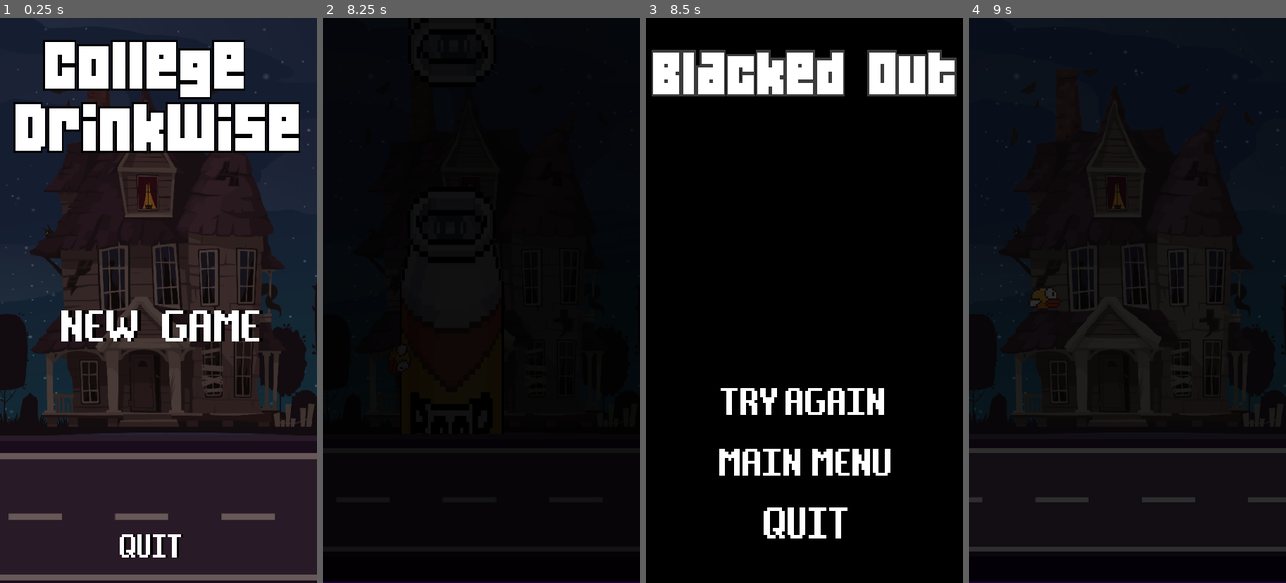
Above: before the commit, frames 1-4 (left to right).
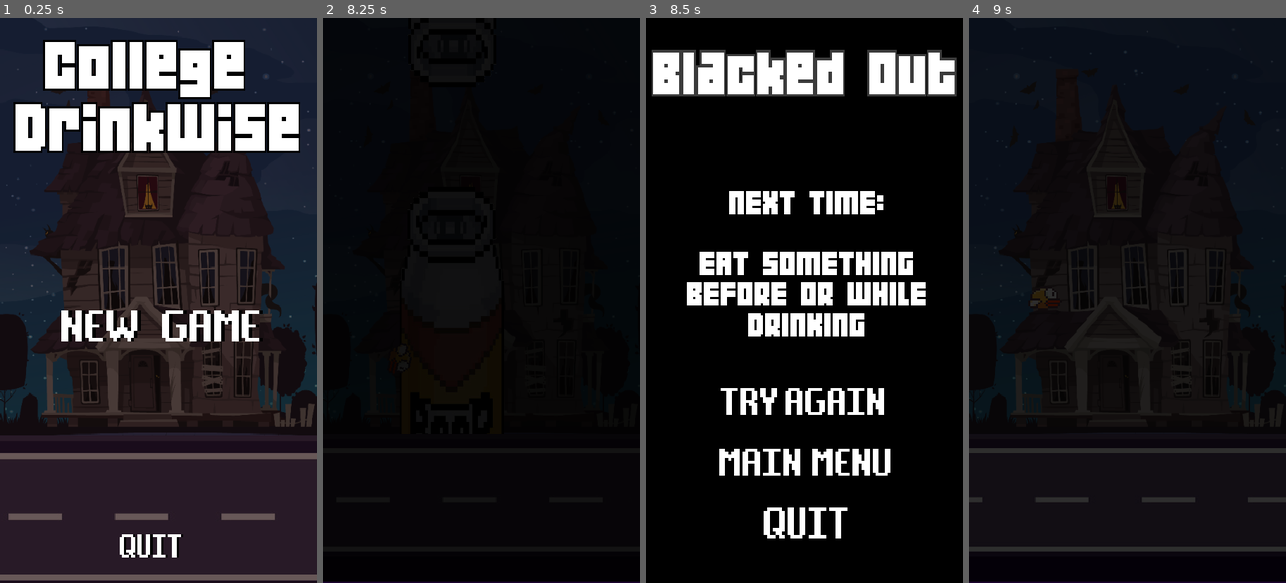
Above: after the commit, the same moments.

Repository: tommy04ld/College-DrinkWise
Game: Godot game, scene res://Scenes/StartMenu.tscn
Two runs of this game, one before a commit and one after it. Both use one fixed random seed, a clock stepped at 60 frames per second and the inputs below.
Inputs (mouse positions are in pixels of both pictures, inside the frame that each line leads up to):
- Up to frame 1 (0.25 s): no input
- Up to frame 2 (8.25 s): click (481, 328) at 0.5 s; click (481, 328) at 1.25 s; click (481, 328) at 2 s; move the mouse to (551, 272) at 2.77 s; click (551, 272) at 3.02 s; click (551, 272) at 3.32 s; move the mouse to (418, 328) at 3.52 s; click (418, 328) at 3.77 s; click (418, 328) at 4.07 s; move the mouse to (513, 176) at 4.27 s; move the mouse to (465, 413) at 5.02 s; click (465, 413) at 5.27 s; click (465, 413) at 5.57 s; move the mouse to (576, 385) at 5.77 s; click (576, 385) at 6.02 s; click (576, 385) at 6.32 s; move the mouse to (386, 215) at 6.52 s; click (386, 215) at 6.77 s; click (386, 215) at 7.07 s; move the mouse to (497, 300) at 7.27 s; move the mouse to (433, 159) at 8.02 s
- Up to frame 3 (8.5 s): click (756, 159) at 8.27 s
- Up to frame 4 (9 s): click (1079, 159) at 8.57 s; click (1124, 402) at 8.75 s

Frames 1-2 are identical in both runs. In frame 3, 6.7% of the frame differs, in the area x 12-89%, y 30-57%; in frame 4, nothing differs.

Commit message:
Lose Screen Text

Diff:
--- a/College DrinkWise/Scenes/LoseScreen.tscn
+++ b/College DrinkWise/Scenes/LoseScreen.tscn
@@ -17,7 +17,7 @@
 margin_bottom = 866.0
 color = Color( 0, 0, 0, 1 )
 
-[node name="Label" type="Label" parent="."]
+[node name="LoseTitle" type="Label" parent="."]
 margin_left = 3.0
 margin_top = 2.0
 margin_right = 545.0
@@ -63,6 +63,18 @@
 texture_pressed = ExtResource( 5 )
 expand = true
 
+[node name="Label" type="Label" parent="."]
+margin_left = 44.0
+margin_top = 258.0
+margin_right = 842.0
+margin_bottom = 437.0
+rect_scale = Vector2( 0.5, 0.5 )
+custom_fonts/font = ExtResource( 1 )
+align = 1
+valign = 1
+autowrap = true
+uppercase = true
+
 [connection signal="pressed" from="Quit" to="." method="_on_Quit_pressed"]
 [connection signal="pressed" from="TryAgain" to="." method="_on_TryAgain_pressed"]
 [connection signal="pressed" from="MainMenu" to="." method="_on_MainMenu_pressed"]
--- a/College DrinkWise/Scripts/LoseScreen.gd
+++ b/College DrinkWise/Scripts/LoseScreen.gd
@@ -4,10 +4,23 @@
 func _on_TryAgain_pressed():
 	get_tree().change_scene_to(load('res://Scenes/World.tscn'))
 
-
 func _on_Quit_pressed():
 	get_tree().quit()
 
-
 func _on_MainMenu_pressed():
 	get_tree().change_scene_to(load('res://Scenes/StartMenu.tscn'))
+
+var strList = ["Always have a plan to get home", "Eat something before or while drinking",
+ "Have a round of water", "Watch your drink", "Rule of thumb – one drink per hour", "Avoid drinking games",
+ "Set limits and stick to them", "Never go anywhere alone", "Avoid Drinking Games"]
+
+var rng = RandomNumberGenerator.new()
+
+func _ready() -> void:
+	rng.randomize()
+	displayRandomString()
+
+func displayRandomString():
+	var ix = rng.randi_range(0,strList.size()-1)
+	var randomStr = strList[ix]
+	$Label.text = "Next Time:" + "\n" + "\n" + randomStr
